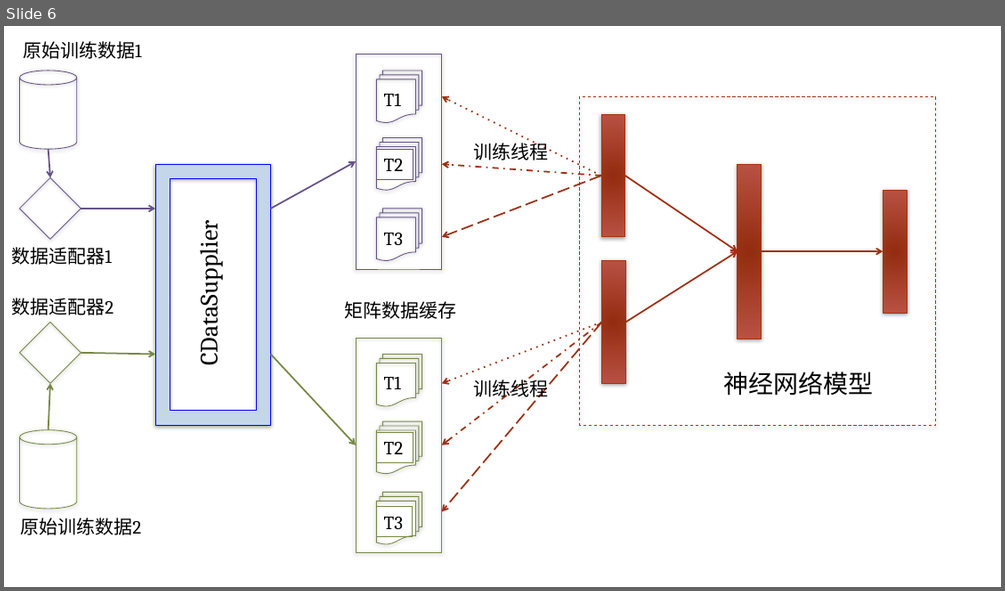
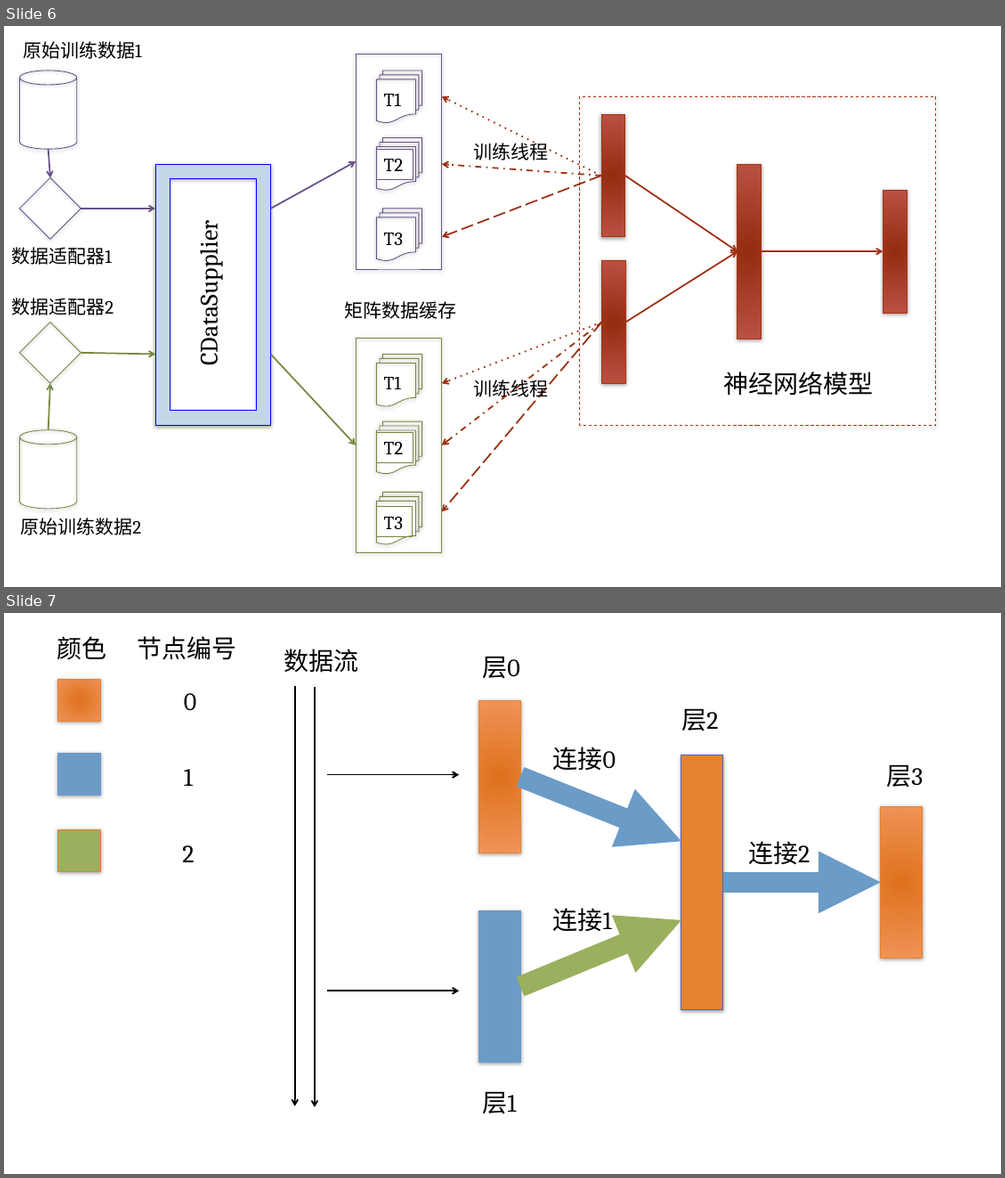
Before and after one commit to Hanjun-Dai/IECABrainDoc, a slide deck: Hanjun/Pictures.pptx. Shown one above the other, each under a label of ours: slide 6 before the commit, slides 6 and 7 after it. The pictures are 1005x591 and 1005x1178 pixels, drawn with LibreOffice and Linux fonts; fonts in the diff are those of the drawing; background and template pictures are left out. Boxes give left, top, right and bottom in pixels: in the first picture for what was removed or moved away, otherwise in the second. Text is boxed around its words. In the diff, an @@ line names an element or a change of style, - is before the commit and + after.

```diff
--- a/Hanjun/Pictures.pptx
+++ b/Hanjun/Pictures.pptx
@@ slide 7 added at bbox=[4, 613, 1001, 1174], background picture (left out) @@
@@ text added at bbox=[57, 636, 107, 659], 24 pt, text #000000 @@
+颜色
@@ text added at bbox=[137, 636, 236, 660], 24 pt, text #000000 @@
+节点编号
@@ text added at bbox=[283, 649, 358, 673], 24 pt, text #000000 @@
+数据流
@@ text added at bbox=[482, 656, 520, 679], 24 pt, text #000000 @@
+层0
@@ rectangle added at bbox=[57, 679, 100, 721], fill gradient #DF731B to #F09457, outline #E68230 0.75 pt @@
@@ arrow added from (295, 686) to (295, 1106), #000000 1.5 pt @@
@@ arrow added from (315, 687) to (315, 1107), #000000 1.5 pt @@
@@ text added at bbox=[184, 693, 196, 710], 24 pt, text #000000 @@
+0
@@ rectangle added at bbox=[479, 701, 521, 853], fill gradient #DF731B to #F09457, outline #E68230 0.75 pt @@
@@ text added at bbox=[681, 708, 718, 731], 24 pt, text #000000 @@
+层2
@@ rectangle added at bbox=[57, 753, 100, 795], fill #6B9BC7, outline #6B9BC7 0.75 pt @@
@@ text added at bbox=[184, 769, 193, 786], 24 pt, text #000000 @@
+1
@@ text added at bbox=[553, 747, 616, 770], 24 pt, text #000000 @@
+连接0
@@ rectangle added at bbox=[681, 755, 723, 1009], fill #E68230, outline #4E66B2 0.75 pt @@
@@ text added at bbox=[886, 764, 922, 787], 24 pt, text #000000 @@
+层3
@@ arrow added from (327, 774) to (459, 774), #000000 1.5 pt @@
@@ arrow added from (520, 777) to (681, 841), #6B9BC7 20 pt @@
@@ rectangle added at bbox=[881, 807, 922, 958], fill gradient #DF731B to #F09457, outline #E68230 0.75 pt @@
@@ rectangle added at bbox=[57, 830, 100, 872], fill #9BB05E, outline #E68230 0.75 pt @@
@@ text added at bbox=[182, 845, 194, 862], 24 pt, text #000000 @@
+2
@@ text added at bbox=[748, 841, 809, 864], 24 pt, text #000000 @@
+连接2
@@ arrow added from (722, 882) to (881, 882), #6B9BC7 20 pt @@
@@ rectangle added at bbox=[479, 910, 521, 1062], fill #6B9BC7, outline #6B9BC7 0.75 pt @@
@@ arrow added from (520, 987) to (681, 920), #9BB05E 20 pt @@
@@ text added at bbox=[553, 908, 612, 931], 24 pt, text #000000 @@
+连接1
@@ arrow added from (327, 990) to (459, 990), #000000 1.5 pt @@
@@ text added at bbox=[482, 1091, 516, 1114], 24 pt, text #000000 @@
+层1
```
Also in this commit, not shown: 2 other slides added, 5 other files.
